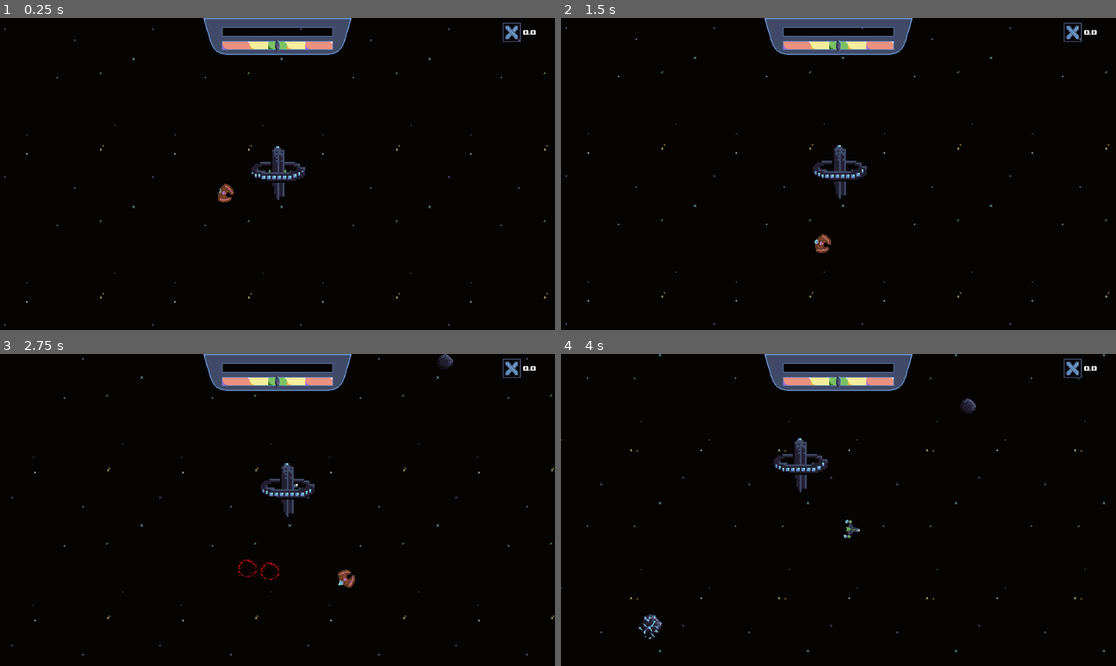
Above: before the commit, frames 1-4 (two rows, left to right).
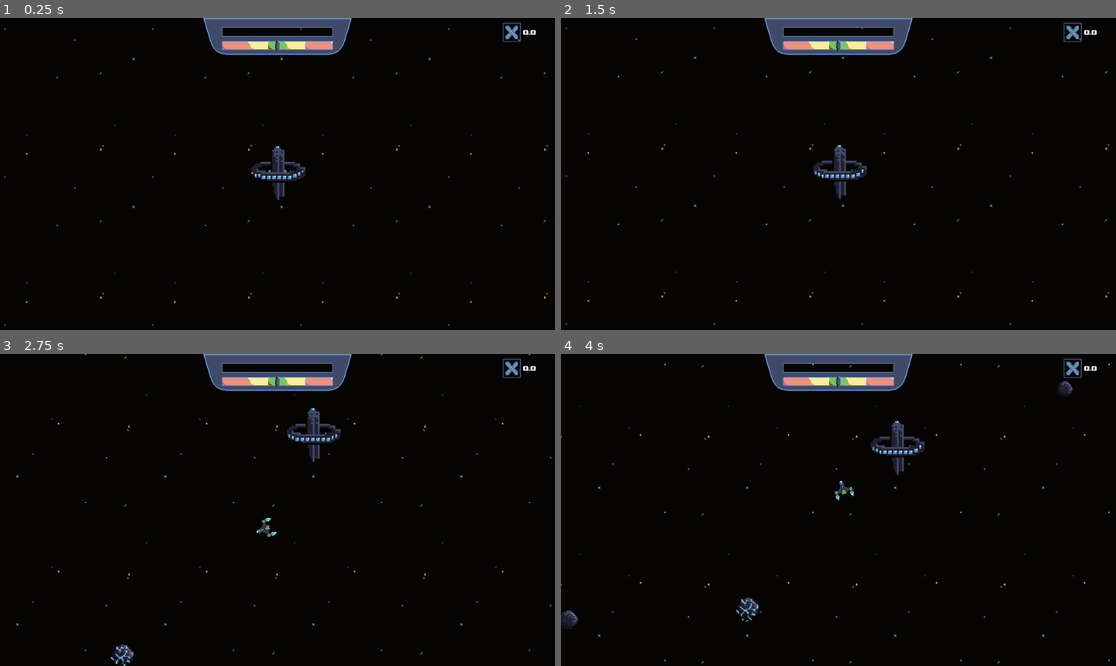
Above: after the commit, the same moments.

Repository: JoshPattman/microjam-034
Game: Godot game, scene res://scenes/game.tscn
Same seed, same stepped clock (60 frames per second), same inputs: the game is played once before the commit and once after it. Sound files missing from this copy of the repository are replaced by a short silence.
Inputs:
- Up to frame 1 (0.25 s): no input
- Up to frame 2 (1.5 s): hold D (player_right) 0.53-1.28 s; hold Ctrl (player_break) 0.53-1.28 s; hold S (player_back) from 1.28 s (still down); tap Space (player_collect) at 1.35 s
- Up to frame 3 (2.75 s): release S (player_back) at 2.03 s; hold D (player_right) from 2.03 s (still down); tap 2 (player_place_bouncer) at 2.1 s
- Up to frame 4 (4 s): release D (player_right) at 2.78 s; hold W (player_forward) 2.78-3.53 s; tap 3 (player_place_mine) at 2.85 s; hold A (player_left) from 3.53 s (still down); tap 1 (player_place_shooter) at 3.6 s

The runs differ from the first frame. In frame 1, 0.1% of the frame differs, in the area x 39-43%, y 53-60%; in frame 2, 0.1%; in frame 3, 2.2%; in frame 4, 2.4%, in the area x 0-99%, y 0-100%.

Commit message:
prevent op spawns happening too squicly

Diff:
--- a/godot/scenes/game.tscn
+++ b/godot/scenes/game.tscn
@@ -23,16 +23,19 @@
 
 [sub_resource type="Resource" id="Resource_vtaks"]
 script = ExtResource("2_0tnpc")
+min_wave = 0
 items = Array[PackedScene]([ExtResource("6_u5sy4")])
 metadata/_custom_type_script = "uid://os1jkm3q84or"
 
 [sub_resource type="Resource" id="Resource_kvpfn"]
 script = ExtResource("2_0tnpc")
+min_wave = 3
 items = Array[PackedScene]([ExtResource("6_u5sy4"), ExtResource("6_u5sy4"), ExtResource("6_u5sy4")])
 metadata/_custom_type_script = "uid://os1jkm3q84or"
 
 [sub_resource type="Resource" id="Resource_rysoc"]
 script = ExtResource("2_0tnpc")
+min_wave = 6
 items = Array[PackedScene]([ExtResource("4_ca42v")])
 metadata/_custom_type_script = "uid://os1jkm3q84or"
 
@@ -48,11 +51,10 @@
 [node name="Game" type="Node2D"]
 position = Vector2(0, -1)
 script = ExtResource("1_iywne")
-enemy_spawn_groups = Array[ExtResource("2_0tnpc")]([SubResource("Resource_vtaks"), SubResource("Resource_kvpfn"), SubResource("Resource_rysoc")])
-enemy_frequency = 5.0
 shooter_prefab = ExtResource("4_kvpfn")
 bouncer_prefab = ExtResource("5_dinhu")
 mine_prefab = ExtResource("6_ir15t")
+enemy_spawn_groups = Array[ExtResource("2_0tnpc")]([SubResource("Resource_vtaks"), SubResource("Resource_kvpfn"), SubResource("Resource_rysoc")])
 
 [node name="Background" type="Node2D" parent="."]
 z_index = -10
@@ -203,9 +205,6 @@
 [node name="Blackhole5" parent="Holes" instance=ExtResource("6_p57ef")]
 position = Vector2(-2883, -3102)
 
-[node name="Enemy" parent="." instance=ExtResource("4_ca42v")]
-position = Vector2(-94, 29)
-
 [node name="AudioStreamPlayer" type="AudioStreamPlayer" parent="."]
 stream = ExtResource("20_1kice")
 volume_db = -34.492
--- a/godot/scripts/game.gd
+++ b/godot/scripts/game.gd
@@ -7,12 +7,7 @@
 
 var resource_asteroid_scene = preload("res://game_objects/resource_asteroid.tscn")
 
-@export var enemy_spawn_groups: Array[SpawnGroup]
-@export var enemy_frequency: float = 1.0
-@export var max_enemies = 10
-@export var enemy_spawn_radius: float = 50
-var time_since_last_enemy: float = 0.0
-
+@export_category("Turrets")
 @export var shooter_prefab: PackedScene
 @export var bouncer_prefab: PackedScene
 @export var mine_prefab: PackedScene
@@ -20,6 +15,15 @@
 @export var shooter_turret_cost: float = 5.0
 @export var bouncer_turret_cost: float = 3.0
 @export var mine_turret_cost: float = 1.0
+
+@export_category("Spawning")
+@export var wave_count_m: float = 2
+@export var wave_count_c: float = 2
+@export var wave_delay: float = 30.0
+@export var enemy_spawn_groups: Array[SpawnGroup]
+
+var wave_counter: int = 0
+var wave_timer: float = 0.0
 
 var player_resources: float = 0.0:
 	set(new):
@@ -40,13 +44,14 @@
 		_spawn_meteroite()
 		time_since_last_asteroid = 0.0
 
-	time_since_last_enemy += delta * CustomRigidbody2D.get_global_dt_mult()
-	if time_since_last_enemy > enemy_frequency:
-		enemy_frequency *= 0.981
-		if enemy_frequency < 0.1:
-			enemy_frequency = 0.1
-		_spawn_enemy(randf() > 0.75)
-		time_since_last_enemy = 0
+	if wave_timer > wave_delay:
+		var count: int = round(wave_count_m * float(wave_counter) + wave_count_c)
+		print("Spawning ", count, " enemy groups")
+		for i in range(count):
+			_spawn_enemy_group(randf()>0.85)
+		wave_timer = 0
+		wave_counter += 1
+	wave_timer += delta * CustomRigidbody2D.get_global_dt_mult()
 
 	if !is_equal_approx(1.0, CustomRigidbody2D.get_global_dt_mult()):
 		$PlayerCamera/UI/TimeDilation.visible = true
@@ -57,10 +62,12 @@
 	_handle_placing()
 
 
-func _spawn_enemy(at_player: bool):
-	if len(get_tree().get_nodes_in_group("enemies")) >= max_enemies:
-		return
-	var group = enemy_spawn_groups[randi_range(0, len(enemy_spawn_groups)-1)]
+func _spawn_enemy_group(at_player: bool):
+	var relev_spawn_groups: Array[SpawnGroup] = []
+	for s in enemy_spawn_groups:
+		if s.min_wave <= wave_counter:
+			relev_spawn_groups.append(s)
+	var group = relev_spawn_groups[randi_range(0, len(relev_spawn_groups)-1)]
 	var loc = _get_random_enemy_spawn_loc(at_player)
 	var angle: float = 0.0
 	for elem: PackedScene in group.items:
--- a/godot/scripts/spawn_group.gd
+++ b/godot/scripts/spawn_group.gd
@@ -2,4 +2,5 @@
 
 class_name SpawnGroup
 
+@export var min_wave: int = 0
 @export var items: Array[PackedScene]
Not shown: 1 places in godot/scenes/game.tscn that only renumber resources
